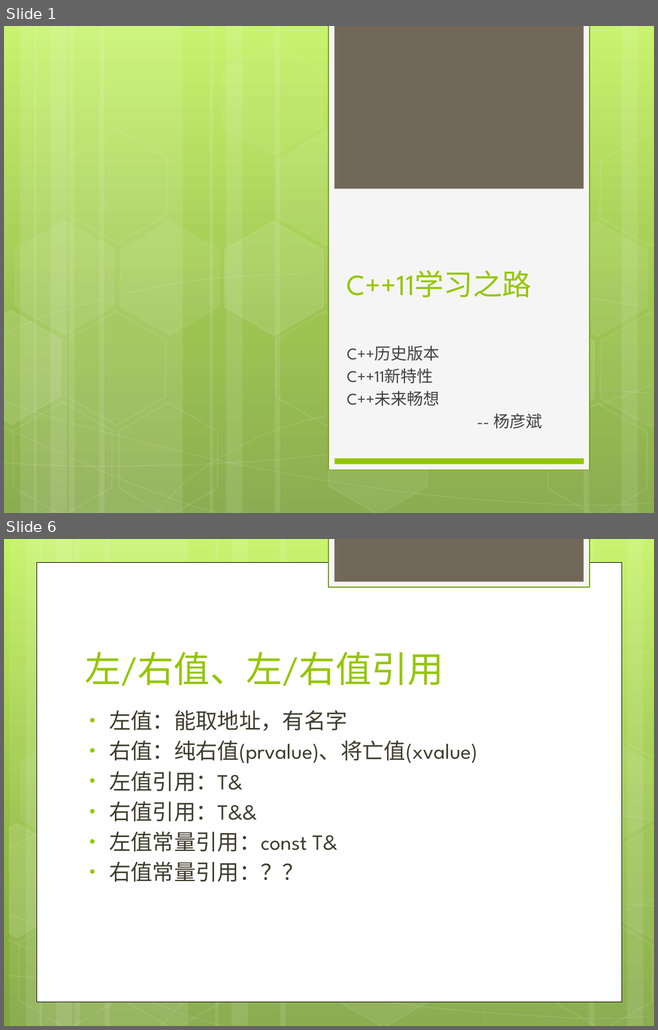
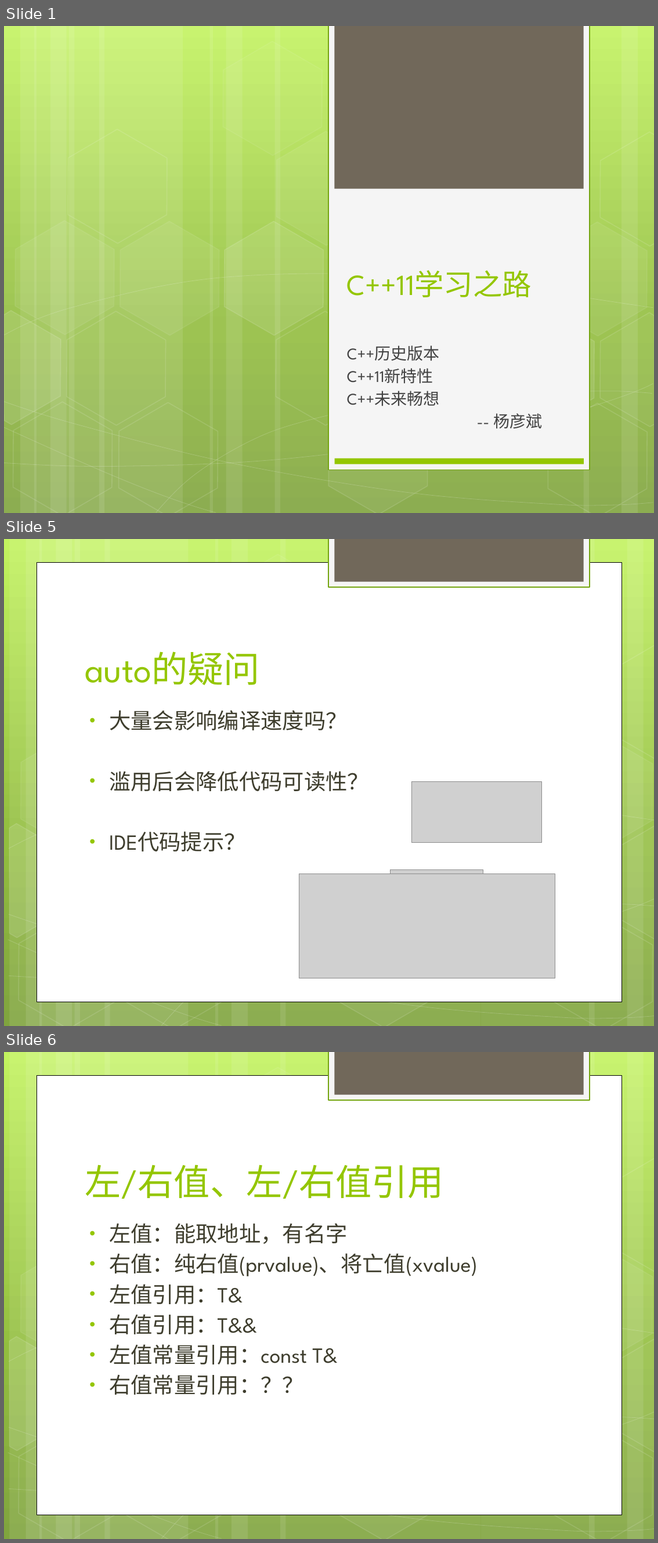
Before and after one commit to war10ck-efz/cpplearning, a slide deck: doc/c++11learning.pptx. Shown one above the other, each under a label of ours: slides 1 and 6 before the commit, slides 1, 5 and 6 after it; the slides between them are not shown. The pictures are 658x1030 and 658x1543 pixels, drawn with LibreOffice and Linux fonts; fonts in the diff are those of the drawing; grey boxes stand for pictures. Boxes give left, top, right and bottom in pixels: in the first picture for what was removed or moved away, otherwise in the second. Text is boxed around its words. In the diff, an @@ line names an element or a change of style, - is before the commit and + after.

```diff
--- a/doc/c++11learning.pptx
+++ b/doc/c++11learning.pptx
@@ slide 5 added at (4,539,654,1026), background gradient #C3F35F to #93BF3F to #81A53E; not listed: 31 template elements that a slide beside it also shows @@
@@ title added at (85,652,260,685), 40 pt, text #94C600 @@
+auto的疑问
@@ text added at (109,710,369,852), 24 pt, text #3E3D2D @@
+• 大量会影响编译速度吗？
+• 滥用后会降低代码可读性？
+• IDE代码提示？
@@ picture added at (411,782,541,843) @@
@@ picture added at (299,874,555,978) @@
@@ picture added at (390,870,482,913) @@
```
Also in this commit, not shown: 9 slides changed, 1 other slide added, 1 slide removed.
